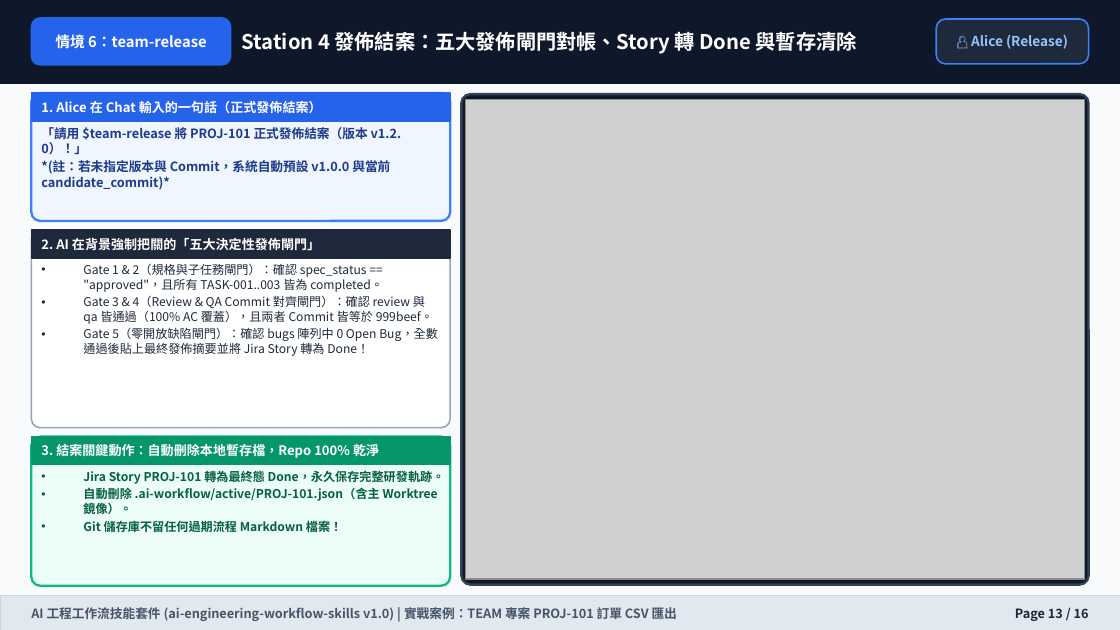
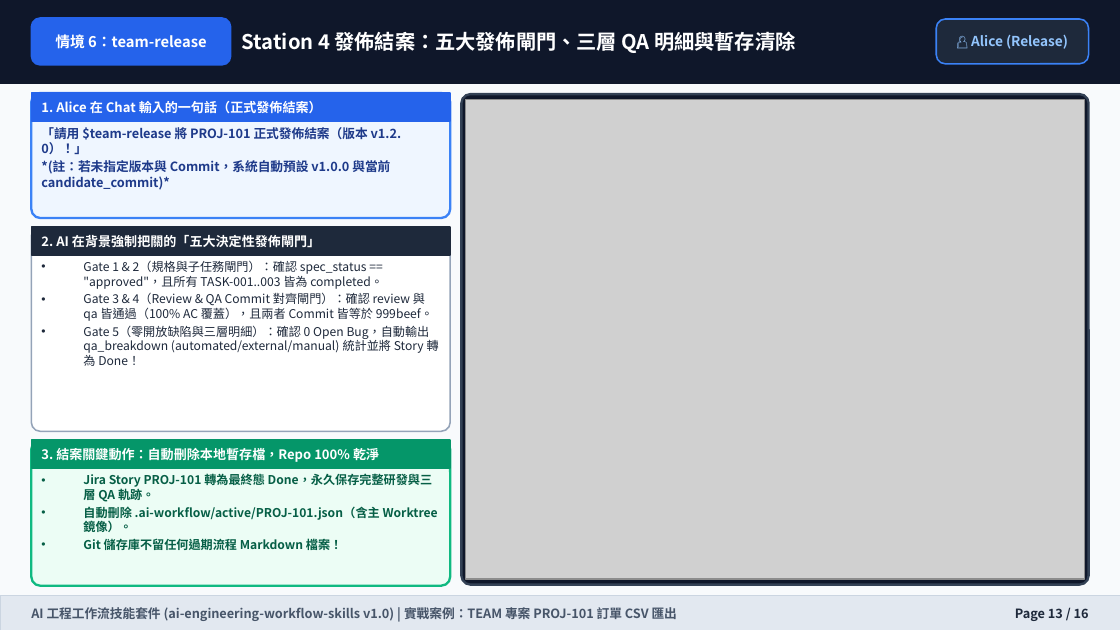
Before and after one commit to wilsonliu123/ai-engineering-workflow-skills, a slide deck: slide 13 of docs/training-manual.pptx. Drawn at 1120x630 pixels with LibreOffice and Linux fonts; fonts in the diff are those of the drawing; grey boxes stand for pictures. Boxes give left, top, right and bottom in pixels: in the first picture for what was removed or moved away, otherwise in the second. Text is boxed around its words. In the diff, an @@ line names an element or a change of style, - is before the commit and + after.

Commit message:
docs(manual,ppt): update training manual and 16-slide PPT for scale-aware spec/dev and 3-tier QA

```diff
--- a/docs/training-manual.pptx
+++ b/docs/training-manual.pptx
@@ text at (x1=242, y1=31, x2=795, y2=53): text changed @@
-Station 4 發佈結案：五大發佈閘門對帳、Story 轉 Done 與暫存清除
+Station 4 發佈結案：五大發佈閘門、三層 QA 明細與暫存清除
@@ text at (x1=83, y1=326, x2=439, y2=366): text changed @@
-• Gate 5（零開放缺陷閘門）：確認 bugs 陣列中 0 Open Bug，全數通過後貼上最終發佈摘要並將 Jira Story 轉為 Done！
+• Gate 5（零開放缺陷與三層明細）：確認 0 Open Bug，自動輸出 qa_breakdown (automated/external/manual) 統計並將 Story 轉為 Done！
@@ proportions changed in 3 elements at (x1=31, y1=93, x2=450, y2=218), (x1=31, y1=227, x2=450, y2=431), (x1=31, y1=440, x2=450, y2=586) @@
@@ text "3. 結案關鍵動作：自動刪除本地暫存檔，Repo 100% 乾淨" moved from (x1=41, y1=444, x2=379, y2=458) to (x1=41, y1=448, x2=379, y2=462) @@
@@ text at (x1=83, y1=473, x2=432, y2=503): text changed @@
-• Jira Story PROJ-101 轉為最終態 Done，永久保存完整研發軌跡。
+• Jira Story PROJ-101 轉為最終態 Done，永久保存完整研發與三層 QA 軌跡。
```
Also in this commit, not shown: 11 other slides changed, 15 other files.
